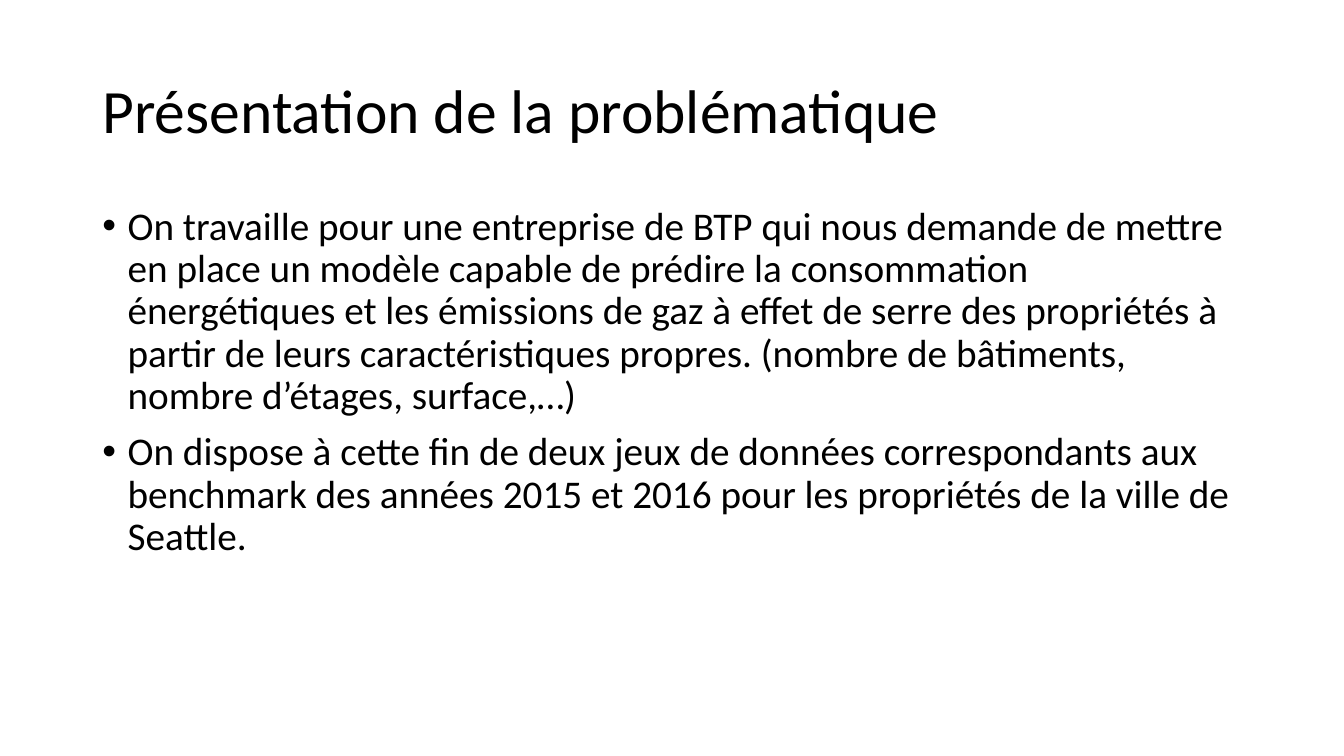
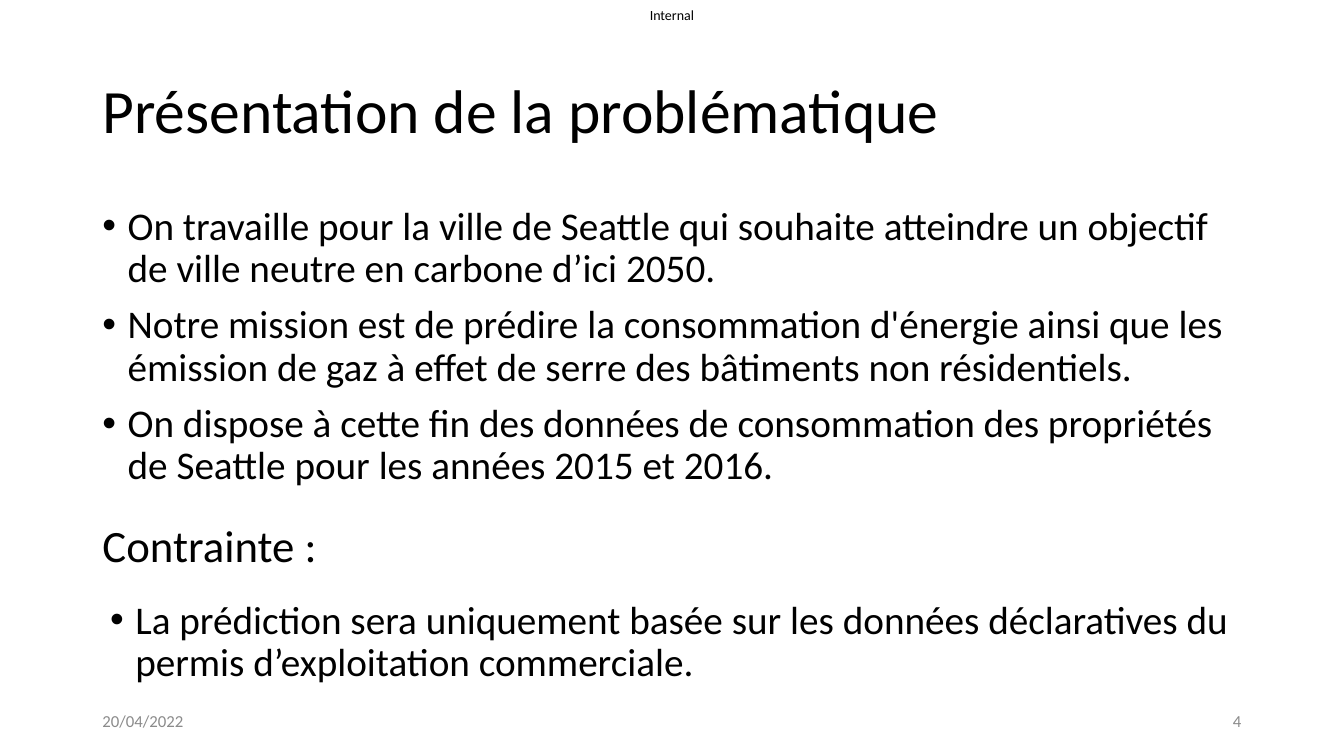
Before and after one commit to datanab/energy-consumption-prediction, a slide deck: slide 4 of Pélec_03_Presentation.pptx. Drawn at 1344x756 pixels with LibreOffice and Linux fonts; fonts in the diff are those of the drawing. Boxes give left, top, right and bottom in pixels: in the first picture for what was removed or moved away, otherwise in the second. Text is boxed around its words. In the diff, an @@ line names an element or a change of style, - is before the commit and + after.

```diff
--- a/Pélec_03_Presentation.pptx
+++ b/Pélec_03_Presentation.pptx
@@ text added at (650, 10, 694, 20), 10 pt, text #000000 @@
+Internal
@@ text at (128, 212, 1223, 486): text changed @@
-• On travaille pour une entreprise de BTP qui nous demande de mettre en place un modèle capable de prédire la consommation énergétiques et les émissions de gaz à effet de serre des propriétés à partir de leurs caractéristiques propres. (nombre de bâtiments, nombre d’étages, surface,…)
-• On dispose à cette fin de deux jeux de données correspondants aux benchmark des années 2015 et 2016 pour les propriétés de la ville de Seattle.
+• On travaille pour la ville de Seattle qui souhaite atteindre un objectif de ville neutre en carbone d’ici 2050.
+• Notre mission est de prédire la consommation d'énergie ainsi que les émission de gaz à effet de serre des bâtiments non résidentiels.
+• On dispose à cette fin des données de consommation des propriétés de Seattle pour les années 2015 et 2016.
@@ text added at (102, 531, 294, 563), 32 pt, text #000000 @@
+Contrainte :
@@ text added at (135, 606, 1228, 683), 28 pt, text #000000 @@
+• La prédiction sera uniquement basée sur les données déclaratives du permis d’exploitation commerciale.
@@ text added at (102, 715, 183, 728), 12 pt, text #8C8C8C @@
+20/04/2022
@@ page number added at (1233, 716, 1241, 727), 12 pt, text #8C8C8C @@
+4
```
Also in this commit, not shown: 12 other slides changed, 48 slides added, 13 slides removed, 2 other files.
